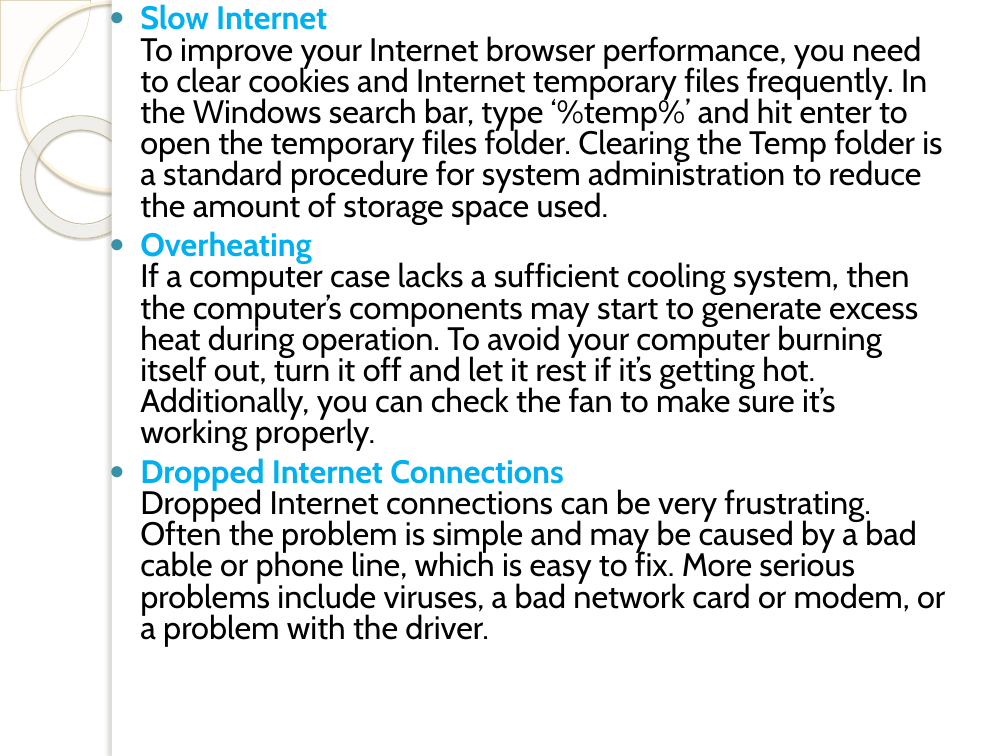
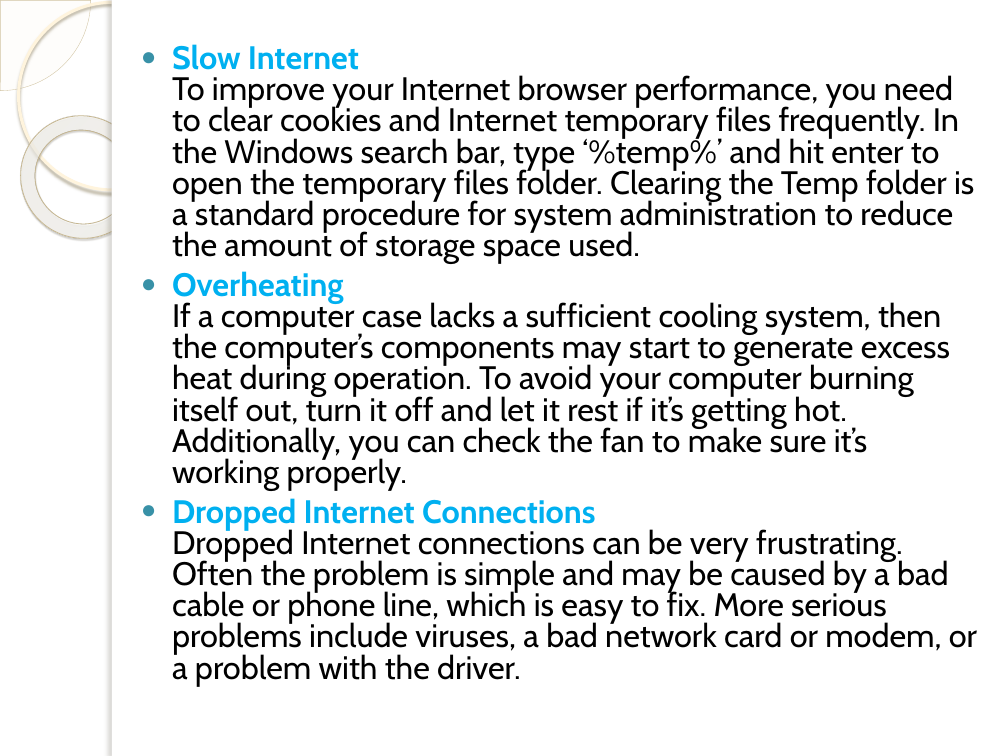
Before and after one commit to VishalChudasama08/MCA, a slide deck: slide 96 of Sem-1/FOC/Unit-1/unit-1 PPT updated.pptx. Drawn at 1008x756 pixels with LibreOffice and Linux fonts; fonts in the diff are those of the drawing; background and template pictures are left out. Boxes give left, top, right and bottom in pixels: in the first picture for what was removed or moved away, otherwise in the second. Text is boxed around its words. In the diff, an @@ line names an element or a change of style, - is before the commit and + after.

```diff
--- a/Sem-1/FOC/Unit-1/unit-1 PPT updated.pptx
+++ b/Sem-1/FOC/Unit-1/unit-1 PPT updated.pptx
@@ text "Slow Internet To improve your ...": place and size @@
-text "Slow Internet To improve your ..." at [140,4,945,646]
+text "Slow Internet To improve your ..." at [172,44,977,686]
```
Also in this commit, not shown: 13 other slides changed, 11 slides added, 9 other files.
